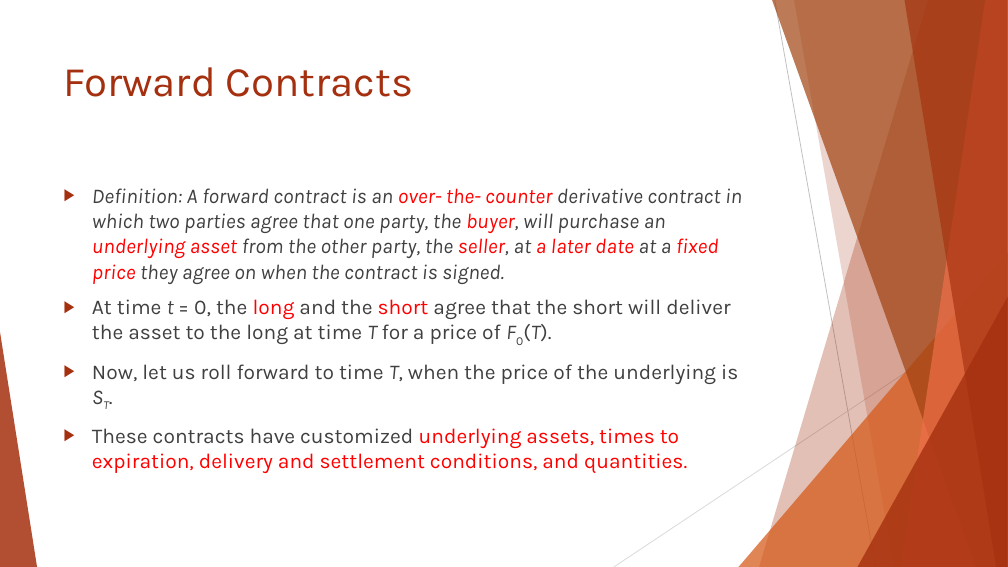
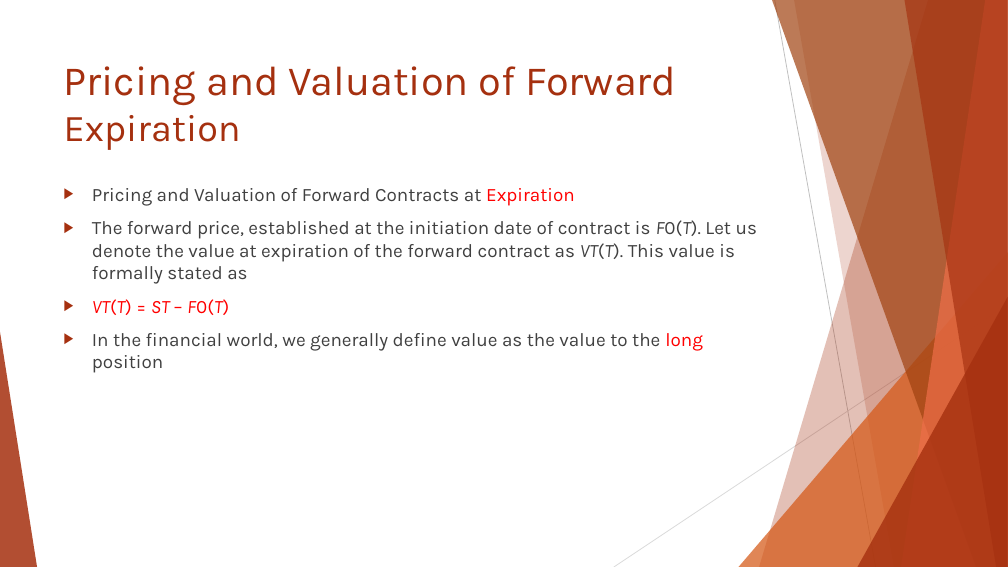
Before and after one commit to Isco0530/data, a slide deck: slide 14 of Reading 46.pptx. Drawn at 1008x567 pixels with LibreOffice and Linux fonts; fonts in the diff are those of the drawing. Boxes give left, top, right and bottom in pixels: in the first picture for what was removed or moved away, otherwise in the second. Text is boxed around its words. In the diff, an @@ line names an element or a change of style, - is before the commit and + after.

```diff
--- a/Reading 46.pptx
+++ b/Reading 46.pptx
@@ title at (x1=64, y1=66, x2=677, y2=150): text changed; size 40 to 39.6 pt @@
-Forward Contracts
+Pricing and Valuation of Forward
+Expiration
@@ text at (x1=92, y1=188, x2=757, y2=373): text changed; size 20 to 18 pt @@
-▶ Definition: A forward contract is an over- the- counter derivative contract in which two parties agree that one party, the buyer, will purchase an underlying asset from the other party, the seller, at a later date at a fixed price they agree on when the contract is signed.
-▶ At time t = 0, the long and the short agree that the short will deliver the asset to the long at time T for a price of F0(T).
-▶ Now, let us roll forward to time T, when the price of the underlying is ST.
-▶ These contracts have customized underlying assets, times to expiration, delivery and settlement conditions, and quantities.
+▶ Pricing and Valuation of Forward Contracts at Expiration
+▶ The forward price, established at the initiation date of contract is F0(T). Let us denote the value at expiration of the forward contract as VT(T). This value is formally stated as
+▶ VT(T) = ST – F0(T)
+▶ In the financial world, we generally define value as the value to the long position
```
Also in this commit, not shown: 2 other slides changed, 1 slide added, 1 slide removed.
